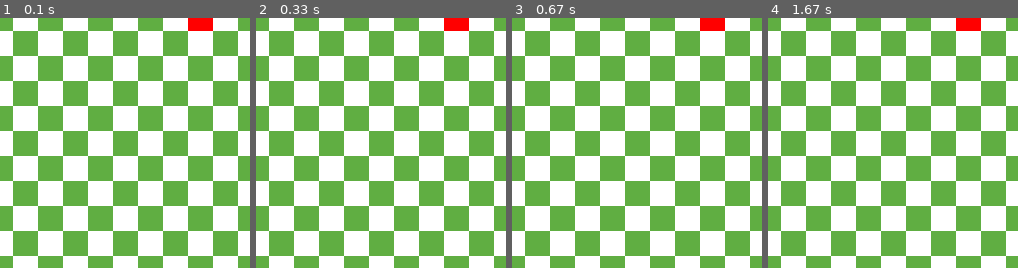
Above: before the commit, frames 1-4 (left to right).
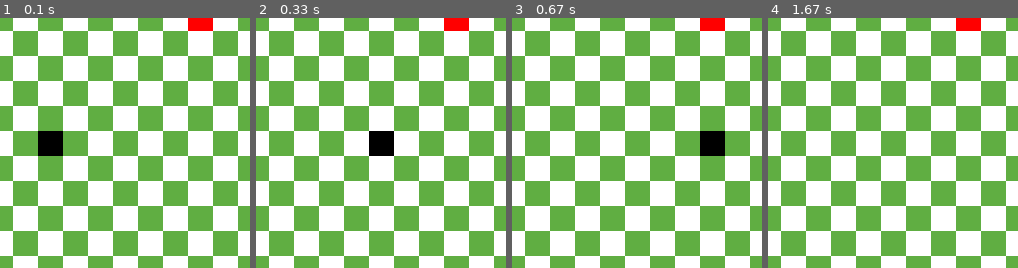
Above: after the commit, the same moments.

Repository: Chaker-Gamra/Snake-Game-Pygame
Game: pygame game, started from app.py
The game is run twice, just before and just after one commit, with the same random seed, the same clock (stepped at 60 frames per second) and the same inputs.
Inputs:
- Up to frame 1 (0.1 s): no input
- Up to frame 2 (0.33 s): no input
- Up to frame 3 (0.67 s): tap Enter at 0.33 s
- Up to frame 4 (1.67 s): hold Up 1.17-1.63 s
The pictures show only the part of the screen within x 47-97%, y 27-77%; the shares and areas given below are measured in that part.

The runs differ from the first frame. In frame 1, 1.0% of the frame differs, in the area x 15-26%, y 45-56%; in frame 2, 1.0%; in frame 3, 1.0%; in frame 4, nothing differs.

Commit message:
(E04):Snake Object & (E05): Eating the Apple

Diff:
--- a/app.py
+++ b/app.py
@@ -4,7 +4,9 @@
 
 screen = pygame.display.set_mode((500, 500))
 bg = pygame.image.load("BackGround.png")
+clock = pygame.time.Clock()
 apple = Apple()
+snake = Snake(250, 250)
 running = True
 
 while running:
@@ -12,12 +14,24 @@
     for event in pygame.event.get():
         if event.type == pygame.QUIT:
             running = False
+        if event.type == pygame.KEYDOWN:
+            if event.key == pygame.K_DOWN and snake.motion[1] == 0:
+                snake.motion = [0, 1]
+            elif event.key == pygame.K_UP and snake.motion[1] == 0:
+                snake.motion = [0, -1]
+            elif event.key == pygame.K_LEFT and snake.motion[0] == 0:
+                snake.motion = [-1, 0]
+            elif event.key == pygame.K_RIGHT and snake.motion[0] == 0:
+                snake.motion = [1, 0]
 
     # Update
+    snake.update(apple)
 
     # Render
     screen.blit(bg, bg.get_rect())
     apple.render(screen)
+    snake.render(screen)
     pygame.display.update()
+    clock.tick(10)
 
 pygame.quit()
--- a/gameObjects.py
+++ b/gameObjects.py
@@ -7,5 +7,35 @@
         self.xPos = random.randint(0, 19) * 25
         self.yPos = random.randint(0, 19) * 25
 
+    def update_position(self):
+        self.xPos = random.randint(0, 19) * 25
+        self.yPos = random.randint(0, 19) * 25
+
     def render(self, screen):
         pygame.draw.rect(screen, (255, 0, 0), (self.xPos, self.yPos, 25, 25))
+
+
+class Snake:
+    def __init__(self, xPos, yPos):
+        self.head = (xPos, yPos)
+        self.body = [self.head]
+        self.motion = [1, 0]
+
+    def update(self, apple):
+        if self.head[0] == apple.xPos and self.head[1] == apple.yPos:
+            apple.update_position()
+        else:
+            self.body.pop(0)
+
+        new_head = (self.head[0] + self.motion[0]*25, self.head[1] + self.motion[1]*25)
+        self.body.append(new_head)
+        self.head = new_head
+
+    def render(self, screen):
+        i = 1
+        for chunk in self.body:
+            if i == len(self.body):
+                pygame.draw.rect(screen, (0, 0, 0), (chunk[0], chunk[1], 25, 25))
+            else:
+                pygame.draw.rect(screen, (255, 255, 0), (chunk[0], chunk[1], 25, 25))
+            i += 1
